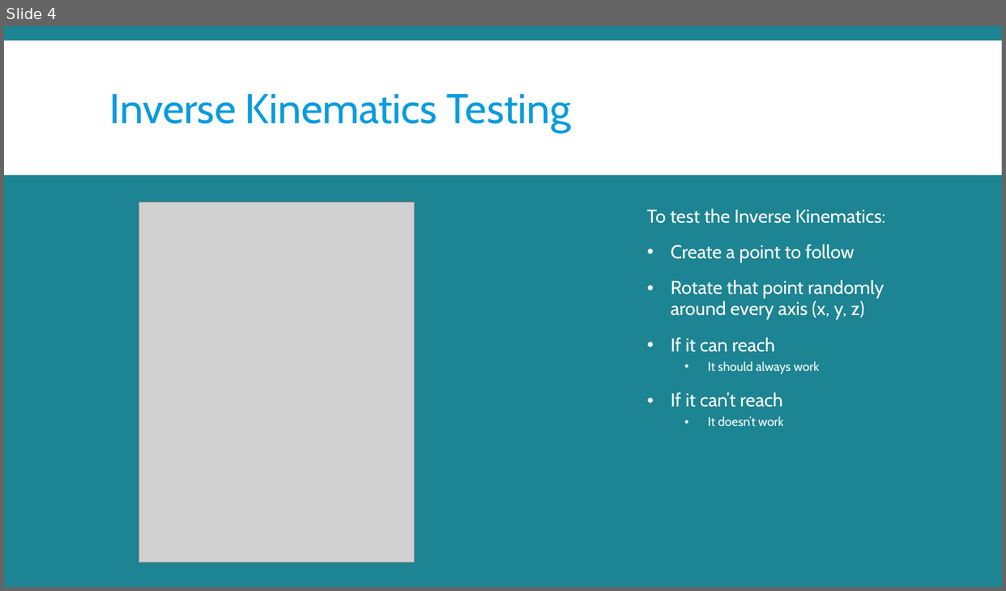
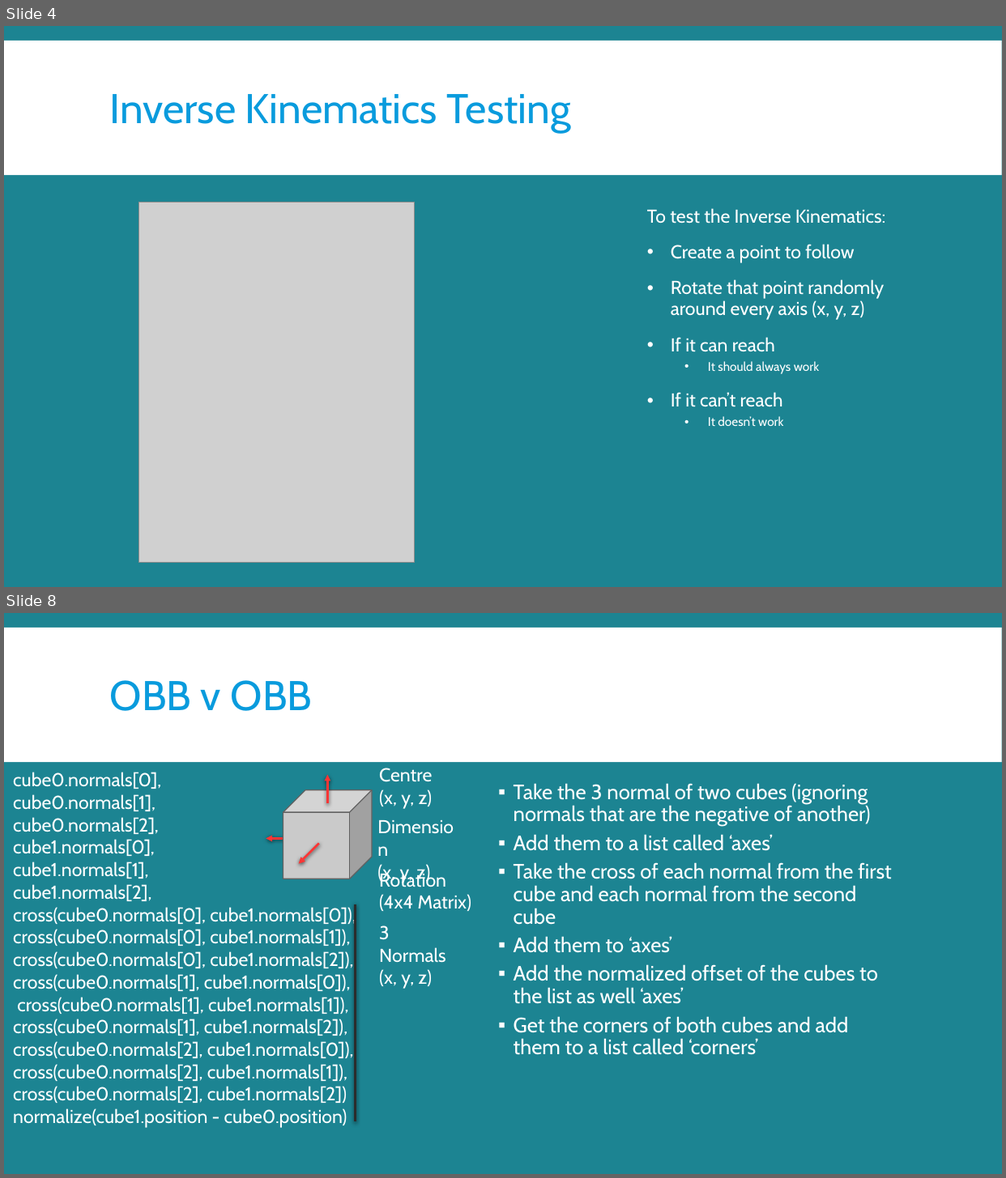
Before and after one commit to migiesmith/Physics-based-Animation-Coursework, a slide deck: Presentation/Inverse Kinematics and Particles.pptx. Shown one above the other, each under a label of ours: slide 4 before the commit, slides 4 and 8 after it; the slides between them are not shown. The pictures are 1006x591 and 1006x1178 pixels, drawn with LibreOffice and Linux fonts; fonts in the diff are those of the drawing; grey boxes stand for pictures. Boxes give left, top, right and bottom in pixels: in the first picture for what was removed or moved away, otherwise in the second. Text is boxed around its words. In the diff, an @@ line names an element or a change of style, - is before the commit and + after.

Commit message:
Presentation work

```diff
--- a/Presentation/Inverse Kinematics and Particles.pptx
+++ b/Presentation/Inverse Kinematics and Particles.pptx
@@ slide 8 added at <box>4,613,1002,1174</box>, background #1C8492; not listed: 1 template element that a slide beside it also shows @@
@@ title added at <box>110,680,313,711</box>, 40 pt, text #099BDD @@
+OBB v OBB
@@ text added at <box>13,772,356,1128</box>, 18 pt, text #FFFFFF @@
+cube0.normals[0],
+cube0.normals[1],
+cube0.normals[2],
+cube1.normals[0],
+cube1.normals[1],
+cube1.normals[2],
+cross(cube0.normals[0], cube1.normals[0]),
+cross(cube0.normals[0], cube1.normals[1]),
+cross(cube0.normals[0], cube1.normals[2]),
+cross(cube0.normals[1], cube1.normals[0]),
+cross(cube0.normals[1], cube1.normals[1]),
+cross(cube0.normals[1], cube1.normals[2]),
+cross(cube0.normals[2], cube1.normals[0]),
+cross(cube0.normals[2], cube1.normals[1]),
+cross(cube0.normals[2], cube1.normals[2])
+normalize(cube1.position - cube0.position)
@@ arrow added from (327, 803) to (327, 775), #FD3535 2 pt @@
@@ text added at <box>379,768,432,809</box>, 18 pt, text #FFFFFF @@
+Centre
+(x, y, z)
@@ cube added at <box>283,790,373,879</box>, fill #CACACA, outline #616161 1 pt @@
@@ text added at <box>513,783,891,1055</box>, 20 pt, text #FFFFFF @@
+  ▪ Take the 3 normal of two cubes (ignoring normals that are the negative of another)
+  ▪ Add them to a list called ‘axes’
+  ▪ Take the cross of each normal from the first cube and each normal from the second cube
+  ▪ Add them to ‘axes’
+  ▪ Add the normalized offset of the cubes to the list as well ‘axes’
+  ▪ Get the corners of both cubes and add them to a list called ‘corners’
@@ arrow added from (295, 838) to (266, 838), #FD3535 2 pt @@
@@ arrow added from (319, 844) to (299, 864), #FD3535 2 pt @@
@@ text added at <box>377,864,431,884</box>, 18 pt, text #FFFFFF @@
+Dimension
+(x, y, z)
@@ text added at <box>379,871,472,911</box>, 18 pt, text #FFFFFF @@
+Rotation
+(4x4 Matrix)
@@ line added from (355, 905) to (355, 1122), #2C2C2C 2 pt @@
@@ text added at <box>379,926,445,989</box>, 18 pt, text #FFFFFF @@
+3 Normals
+(x, y, z)
```
Also in this commit, not shown: 10 other slides added, 1 other file.
